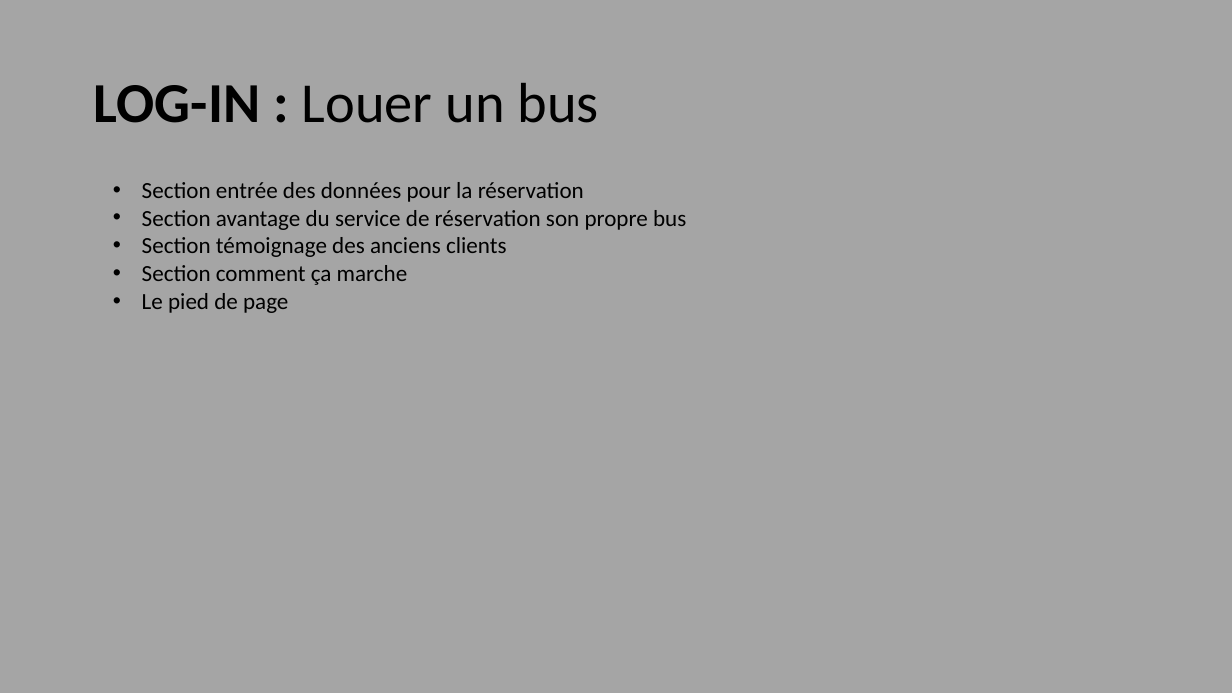
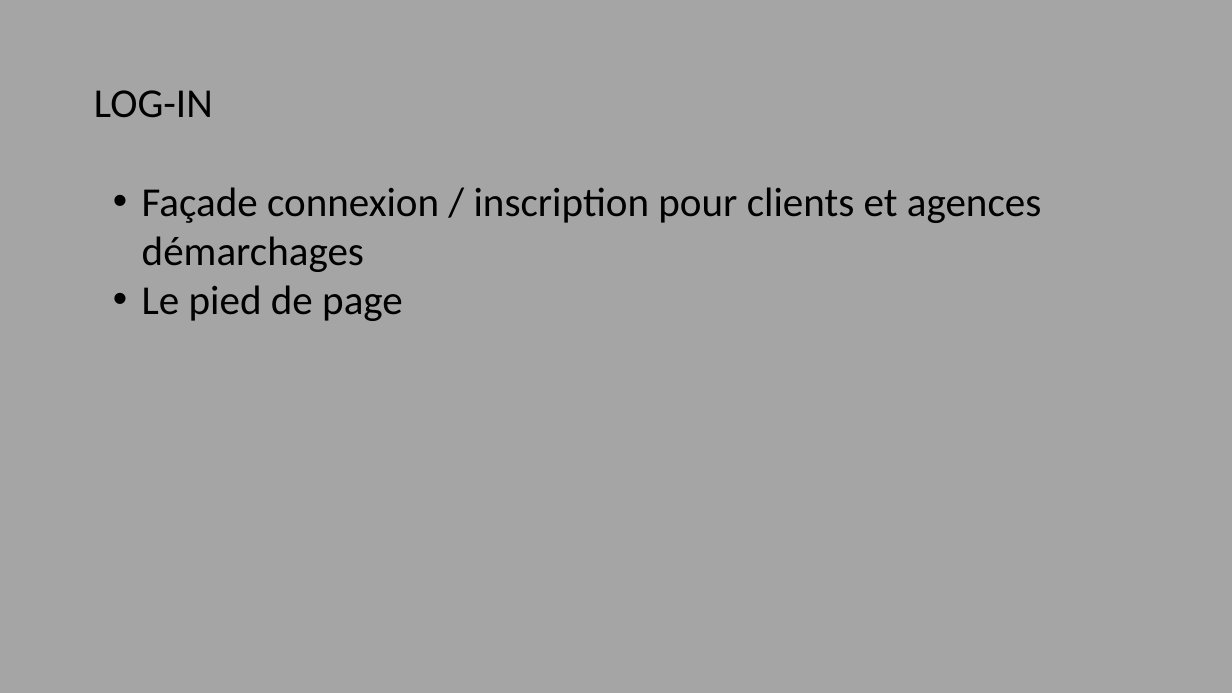
Before and after one commit to Traore-Yao/flash-go-Docs-repo-, a slide deck: slide 13 of plan du site.pptx. Drawn at 1232x693 pixels with LibreOffice and Linux fonts; fonts in the diff are those of the drawing. Boxes give left, top, right and bottom in pixels: in the first picture for what was removed or moved away, otherwise in the second. Text is boxed around its words. In the diff, an @@ line names an element or a change of style, - is before the commit and + after.

```diff
--- a/plan du site.pptx
+++ b/plan du site.pptx
@@ title at [94,90,213,118]: text changed; size 44 to 32 pt @@
-LOG-IN : Louer un bus
+LOG-IN
@@ text at [142,187,1042,272]: text changed; size 18 to 32 pt @@
-• Section entrée des données pour la réservation
-• Section avantage du service de réservation son propre bus
-• Section témoignage des anciens clients
-• Section comment ça marche
+• Façade connexion / inscription pour clients et agences démarchages
@@ text at [142,285,403,321]: size 18 to 32 pt in "Le pied de page" @@
```
Also in this commit, not shown: 11 other slides changed.
